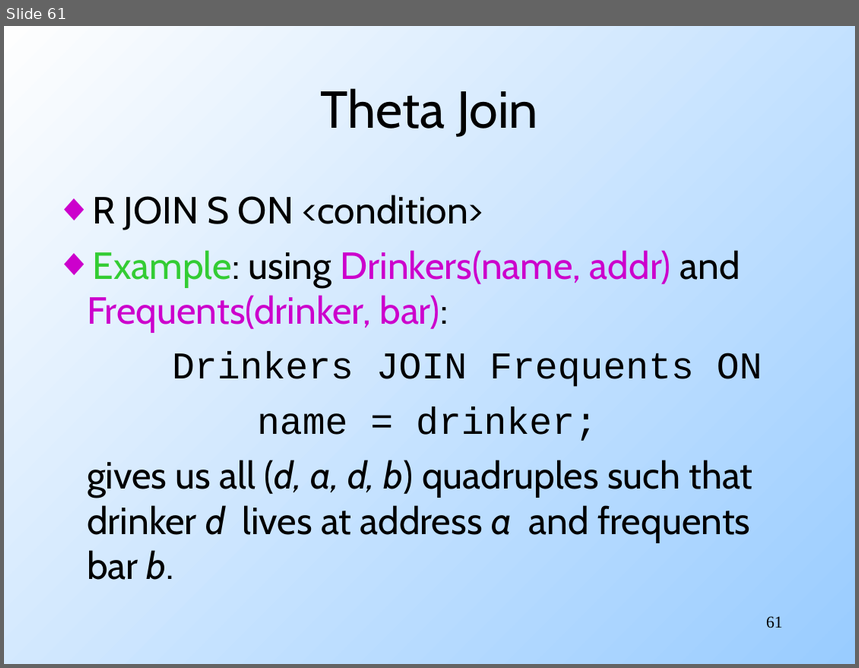
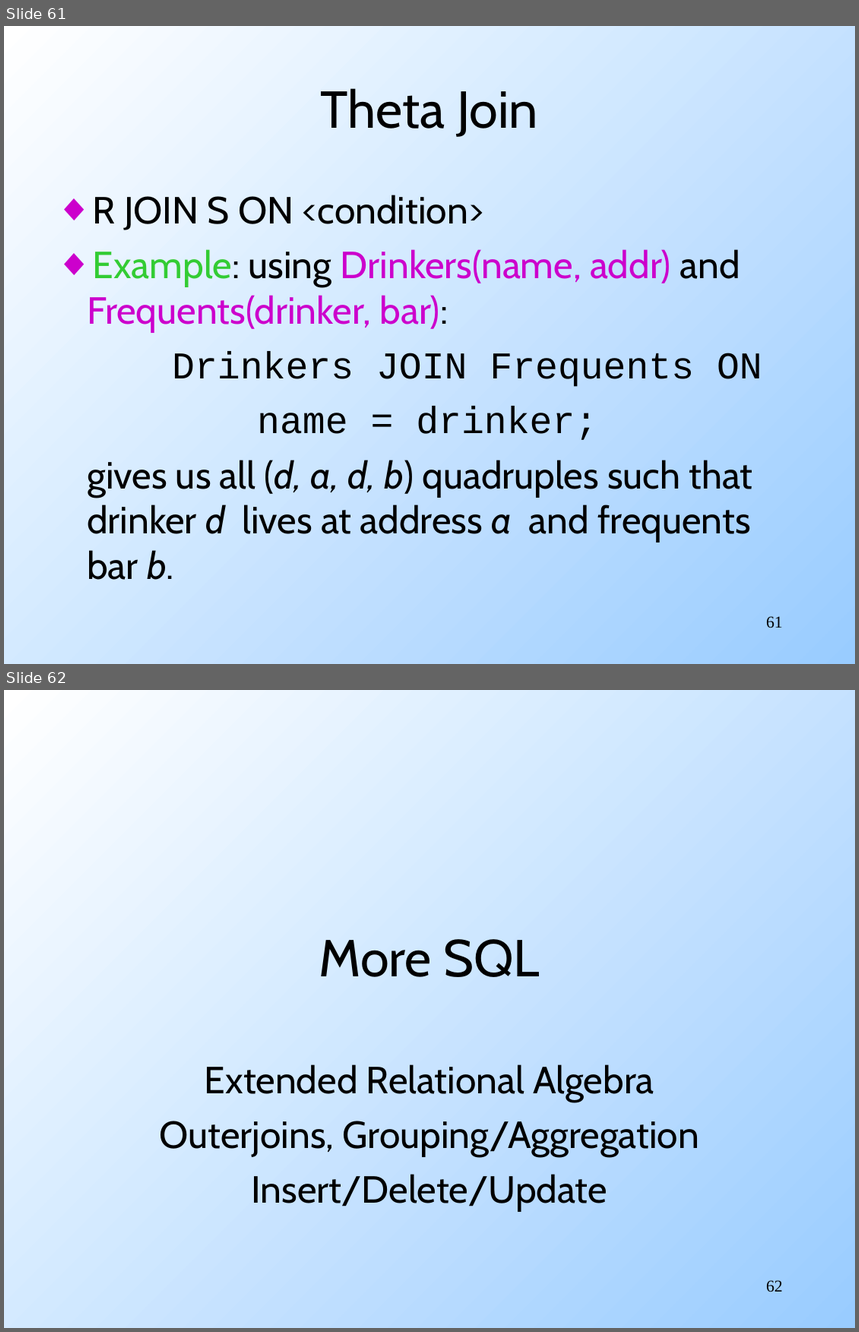
Before and after one commit to mohankgaddam/eas503ubcourse, a slide deck: _downloads/SQL.ppt. Shown one above the other, each under a label of ours: slide 61 before the commit, slides 61 and 62 after it. The pictures are 859x668 and 859x1332 pixels, drawn with LibreOffice and Linux fonts; fonts in the diff are those of the drawing. Boxes give left, top, right and bottom in pixels: in the first picture for what was removed or moved away, otherwise in the second. Text is boxed around its words. In the diff, an @@ line names an element or a change of style, - is before the commit and + after.

```diff
--- a/_downloads/SQL.ppt
+++ b/_downloads/SQL.ppt
@@ slide 62 added at [4, 690, 855, 1328], background gradient #99CCFF to #FFFFFF @@
@@ title added at [319, 939, 540, 977], 44 pt, text #000000 @@
+More SQL
@@ subtitle added at [160, 1065, 699, 1211], 32 pt, text #000000 @@
+Extended Relational Algebra
+Outerjoins, Grouping/Aggregation
+Insert/Delete/Update
@@ page number added at [766, 1281, 783, 1293], 14 pt, text #000000 @@
+62
```
Also in this commit, not shown: 60 other slides changed, 47 other slides added.
